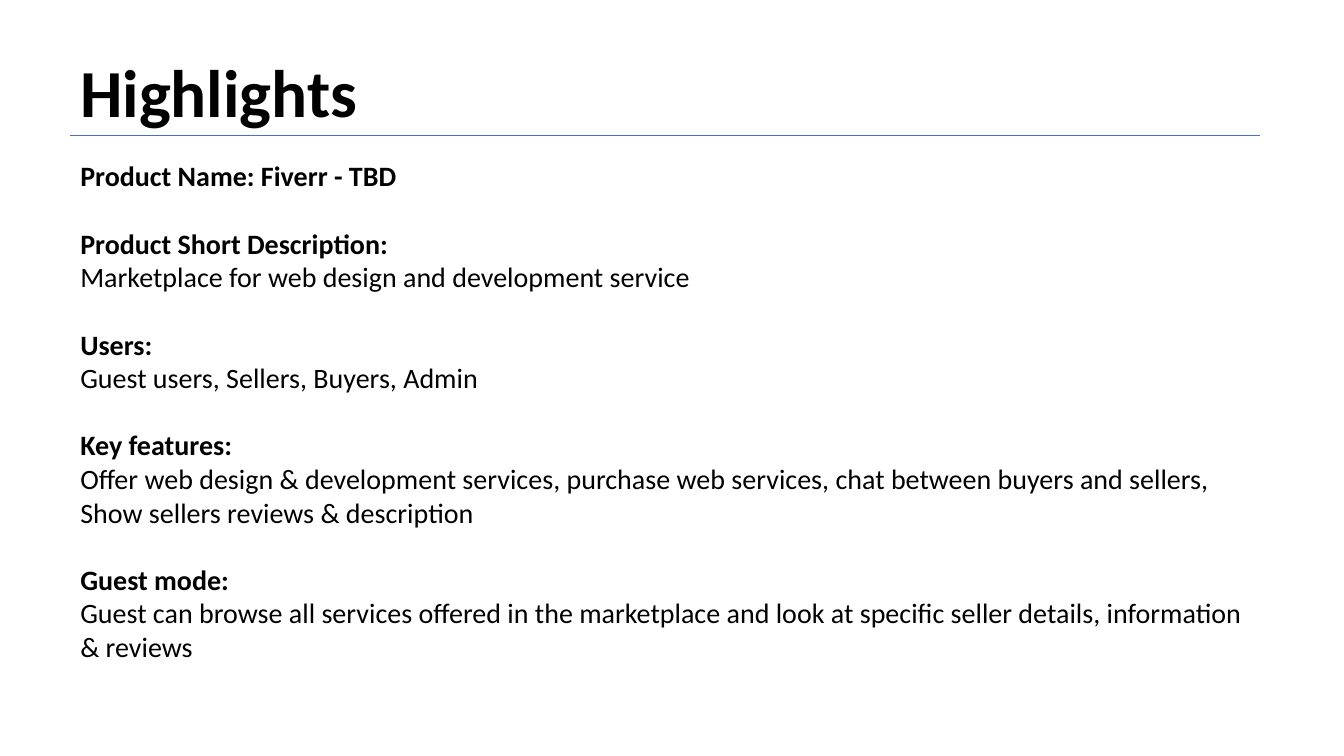
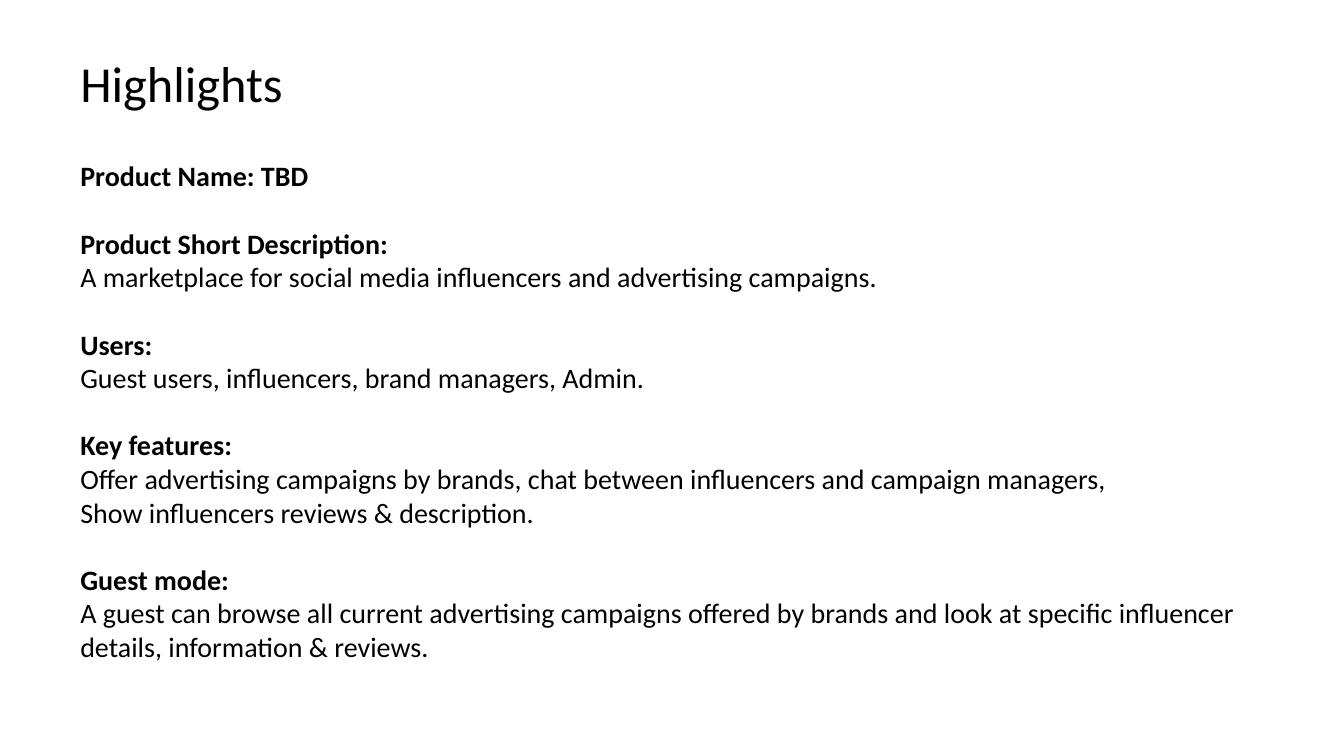
Before and after one commit to EmanuelBenHamo/Fiver-Final-Sprint, a slide deck: slide 2 of Product Definition Document Sample - Vybing - v1.5.pptx. Drawn at 1344x756 pixels with LibreOffice and Linux fonts; fonts in the diff are those of the drawing. Boxes give left, top, right and bottom in pixels: in the first picture for what was removed or moved away, otherwise in the second. Text is boxed around its words. In the diff, an @@ line names an element or a change of style, - is before the commit and + after.

Commit message:
changed project to influencers marketplace.

```diff
--- a/Product Definition Document Sample - Vybing - v1.5.pptx
+++ b/Product Definition Document Sample - Vybing - v1.5.pptx
@@ text "Highlights" at box(80, 67, 282, 111): size 48 to 36 pt, bold off @@
@@ line removed from (71, 135) to (1260, 135) @@
@@ text at box(80, 166, 308, 187): text changed @@
-Product Name: Fiverr - TBD
+Product Name: TBD
@@ text at box(80, 267, 877, 292): text changed @@
-Marketplace for web design and development service
+A marketplace for social media influencers and advertising campaigns.
@@ text at box(80, 368, 644, 393): text changed @@
-Guest users, Sellers, Buyers, Admin
+Guest users, influencers, brand managers, Admin.
@@ text at box(80, 469, 1105, 528): text changed @@
-Offer web design & development services, purchase web services, chat between buyers and sellers,
-Show sellers reviews & description
+Offer advertising campaigns by brands, chat between influencers and campaign managers,
+Show influencers reviews & description.
@@ text at box(80, 603, 1234, 661): text changed @@
-Guest can browse all services offered in the marketplace and look at specific seller details, information & reviews
+A guest can browse all current advertising campaigns offered by brands and look at specific influencer details, information & reviews.
```
Also in this commit, not shown: 2 other slides changed, 17 slides added, 8 slides removed.
